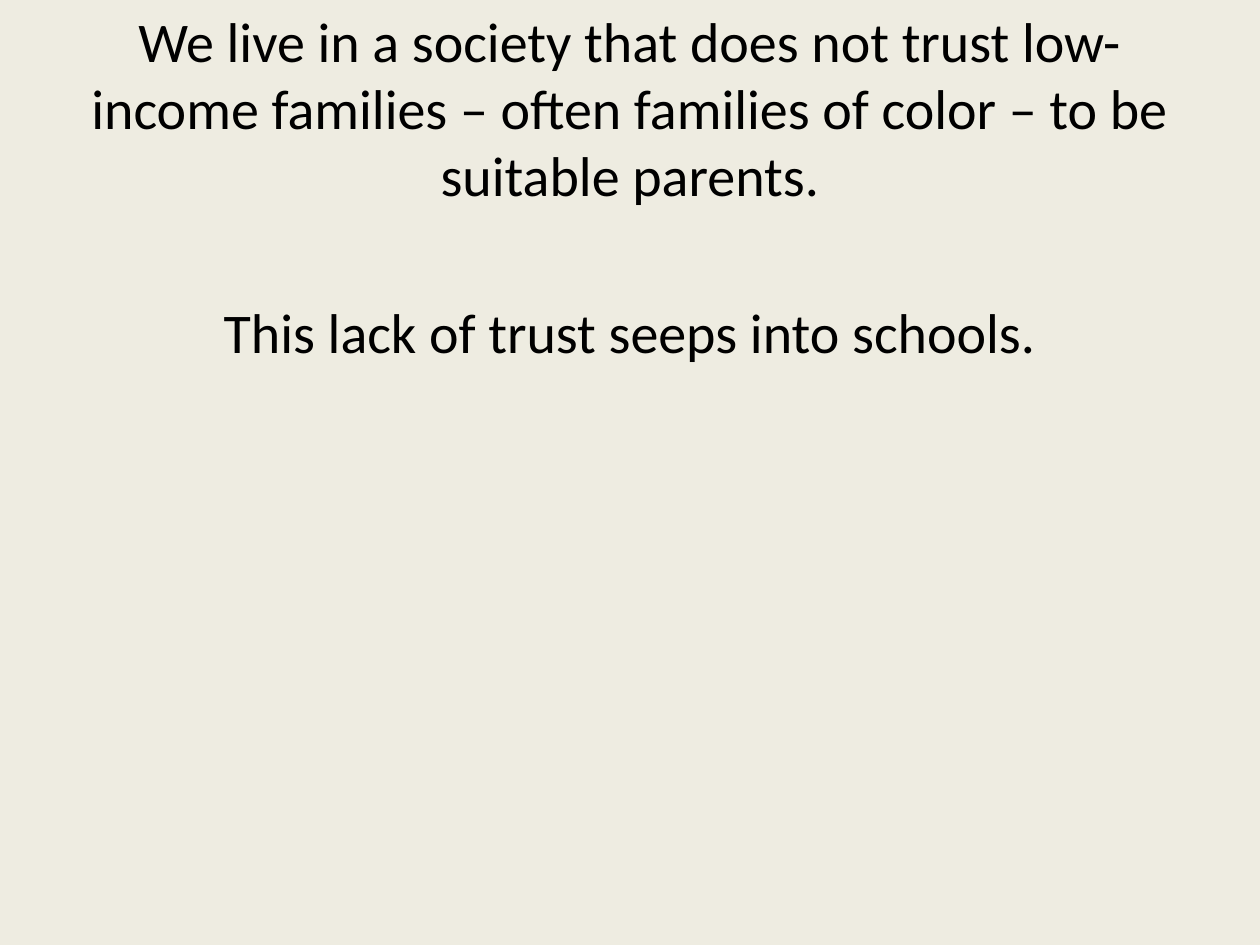
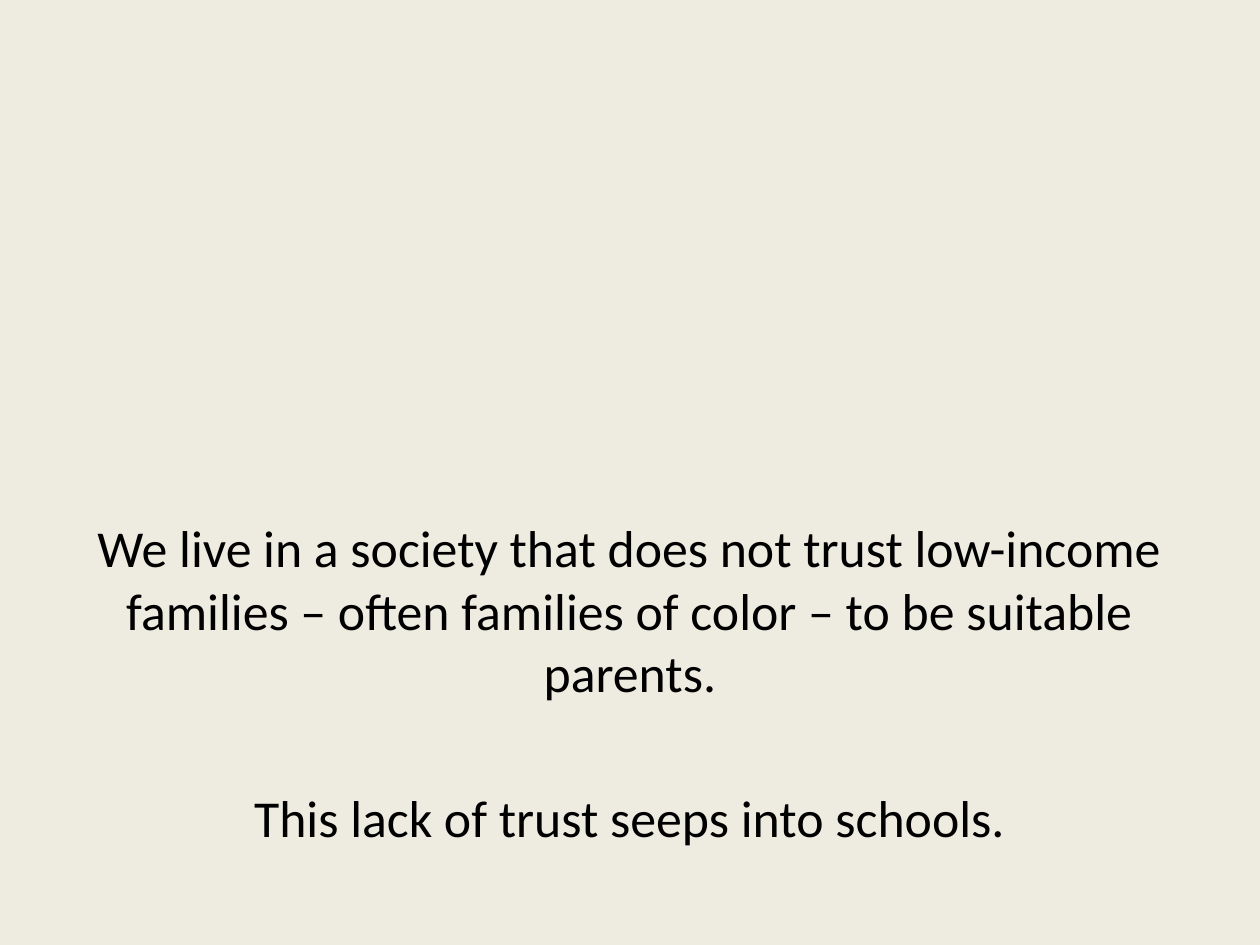
Before and after one commit to jdgeller/Dissertation_Power_Point, a slide deck: slide 3 of Dissertation Defense_100314.pptx. Drawn at 1260x945 pixels with LibreOffice and Linux fonts; fonts in the diff are those of the drawing. Boxes give left, top, right and bottom in pixels: in the first picture for what was removed or moved away, otherwise in the second. Text is boxed around its words. In the diff, an @@ line names an element or a change of style, - is before the commit and + after.

Commit message:
test two

```diff
--- a/Dissertation Defense_100314.pptx
+++ b/Dissertation Defense_100314.pptx
@@ text "We live in a society ...": place and size @@
-text "We live in a society ..." at <box>91,23,1167,362</box>
+text "We live in a society ..." at <box>97,531,1161,846</box>
@@ text "We live in a society ..." at <box>97,531,1161,846</box>: size 32 to 29.6 pt @@
```
